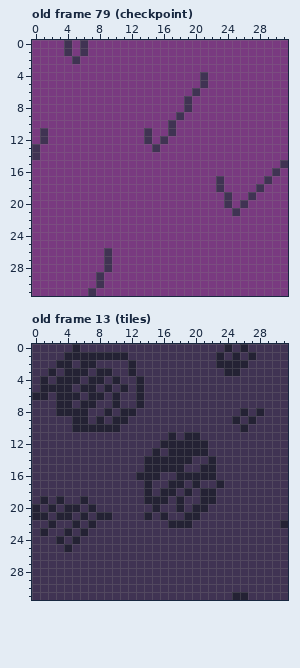
File history of a pixel-art file, ASSETs/graphics/patterns.aseprite. The picture above is the old version.
32x32 pixels, 213 frames. Shown: old frame 79 (checkpoint), old frame 13 (tiles). The commit also changed other frames, which this record leaves out.
The same view after the edit:
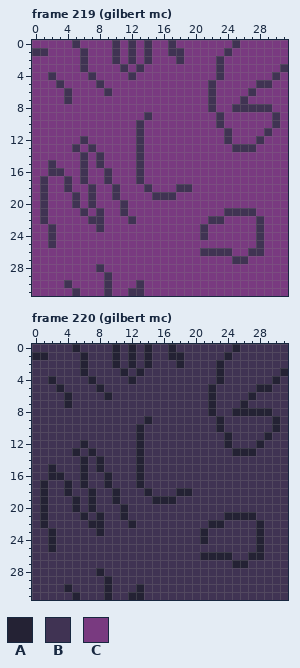
Palette (. is transparent): A #242234  B #403353  C #793a80
A new or re-ordered frame is compared with the old frame closest to it.
The edit:
frames 213 -> 221
Changed rows in their new state; - is an unchanged pixel.
Frame 219 (gilbert mc) is new; against old frame 79 (checkpoint):
first column x 0:
 0 ----CBC---B-B-B--B-------B------
 1 BB--C-----B-B-B--BB-----B-------
 2 -----CB---B-B-B---B----B--------
 3 ------B----B-B---------B-------B
 4 --B----B----B--------C-B------B-
 5 ---B----B------------CB-----BB--
 6 ----B----B----------C-B----B----
 7 ----B--------------C--B---B-----
 8 -------------------C--B--BBBBB--
 9 --------------B---C----B------B-
10 -------------B---C-----B------B-
11 -C-----------BC--C------B----B--
12 -C----B------BC-C-------B---B---
13 C----B-B-----B-C---------BBB----
14 C-----B-B----B------------------
15 --B---B-B----B-----------------C
16 --BB--B--B---B----------------C-
17 -B--B-B--B---B---------C-----C--
18 -B--B--B--B---B---BB---C----C---
19 -B---B-B--B----BBB------C--C----
20 -B---B-B---B------------C-C-----
21 -B----B-B--B------------B-BB----
22 -B-----BB---B---------BB----B---
23 --B-----B------------B------B---
24 --B------------------B------B---
25 --B-------------------------B---
26 ---------C-----------BBBB--BB---
27 ---------C---------------BB-----
28 --------BC----------------------
29 --------CB----------------------
30 ----B---CB---B------------------
31 -----B-C-B--BB------------------
Frame 220 (gilbert mc) is new; against old frame 13 (tiles):
first column x 0:
 0 ----------A-A-A--A------BAB-----
 1 AA--BB-BBB-BA-A--AA----BAB-B----
 2 ---BB--B--A---A---A-----BBB-----
 3 --B-BB--BB-ABA---------ABB-----A
 4 -BABBB--B-B-AB---------A------A-
 5 -BB-B-BBAB-B-B--------A-----AA--
 6 BB-B-B-BBAB--B--------A----A----
 7 ---B--BB--B--B--------A---A-----
 8 ---BBBB--B-BB---------A--A-A-A--
 9 -----BB-B-BB--A--------A-B-B--A-
10 -----BBBBBB--A---------A--B---A-
11 -------------A---B-BB---A----A--
12 ------A------A--BBBBBB--A---A---
13 -----A-A-----A-B-BBBBB---AAA----
14 ------A-A----ABBBBBB--B---------
15 --A---A-A----ABBBBB--BB---------
16 --AA--A--A----BB--BBBBB---------
17 -A--A-A--A---AB--BB-B--B--------
18 -A--A--A--A-----BBA--BB---------
19 ---B-ABA--A---B--AB--BB---------
20 BAB-B------A---B--B-BB----------
21 B--BB----B-A--B-B--BB---AAAA----
22 -AB--B--A---A----BBB--AA----A--B
23 -BA-B-B-A------------A------A---
24 --AB-B---------------A------A---
25 --A-B-----------------------A---
26 ---------------------AAAA--AA---
27 -------------------------AA-----
28 --------A-----------------------
29 ---------A----------------------
30 ----A----A---A------------------
31 -----A---A--AA-----------BB-----
Changed places in both pictures, as pixel boxes (x1, y1, x2, y2):
changed: (32, 40, 288, 296)
changed: (32, 344, 288, 600)
